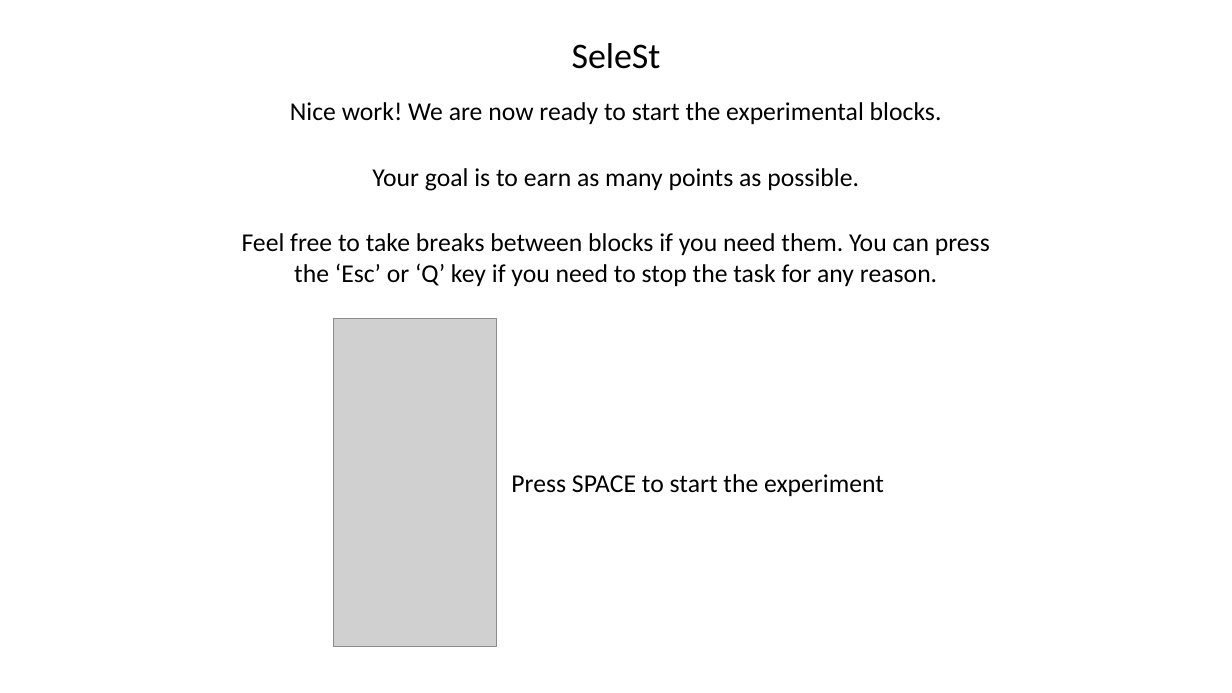
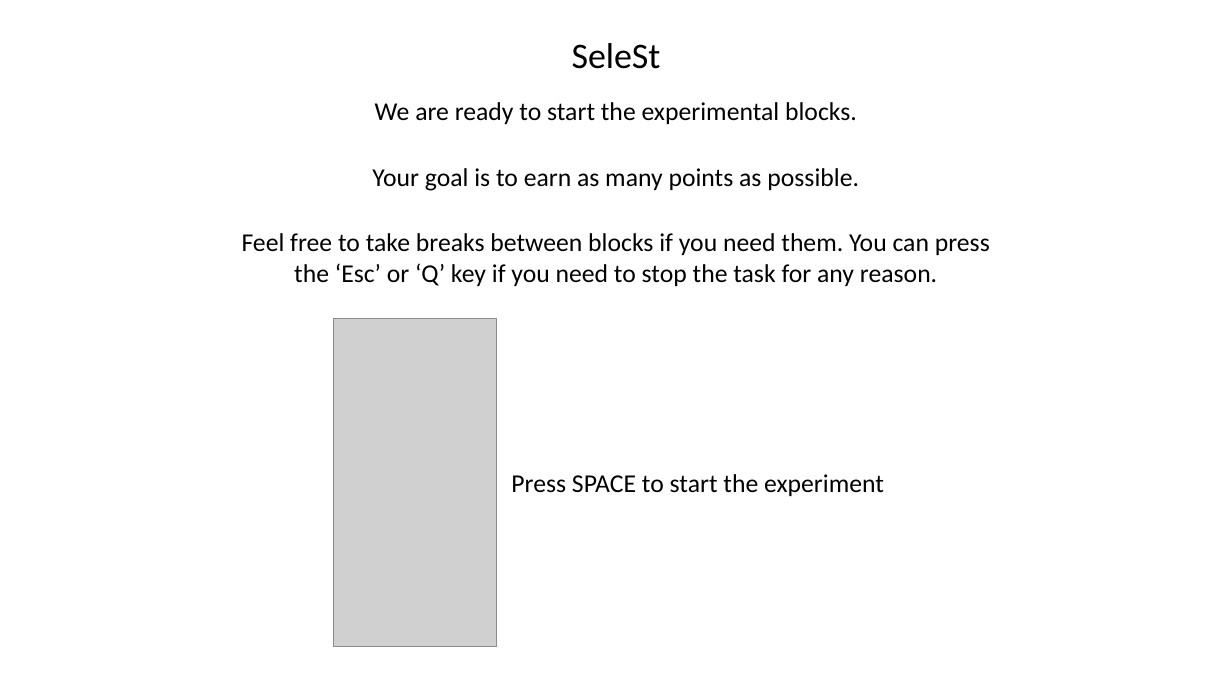
Before and after one commit to coreywadsley/SeleST, a slide deck: slide 18 of instructions/SeleSt_instruction_slides.pptx (slide 7 before the commit). Drawn at 1232x693 pixels with LibreOffice and Linux fonts; fonts in the diff are those of the drawing; grey boxes stand for pictures. Boxes give left, top, right and bottom in pixels: in the first picture for what was removed or moved away, otherwise in the second. Text is boxed around its words. In the diff, an @@ line names an element or a change of style, - is before the commit and + after.

```diff
--- a/instructions/SeleSt_instruction_slides.pptx
+++ b/instructions/SeleSt_instruction_slides.pptx
@@ text at (x1=375, y1=102, x2=857, y2=124): text changed @@
-Nice work! We are now ready to start the experimental blocks.
+We are ready to start the experimental blocks.
```
Also in this commit, not shown: 4 other slides changed, 12 slides added, 16 other files.
